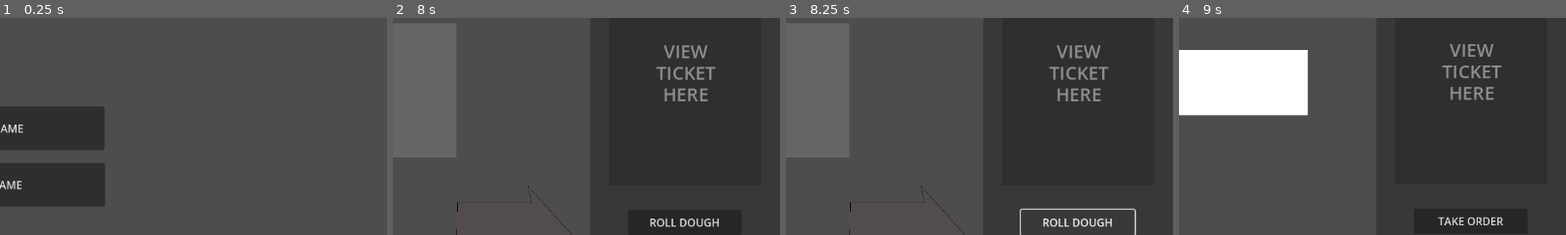
Above: before the commit, frames 1-4 (left to right).
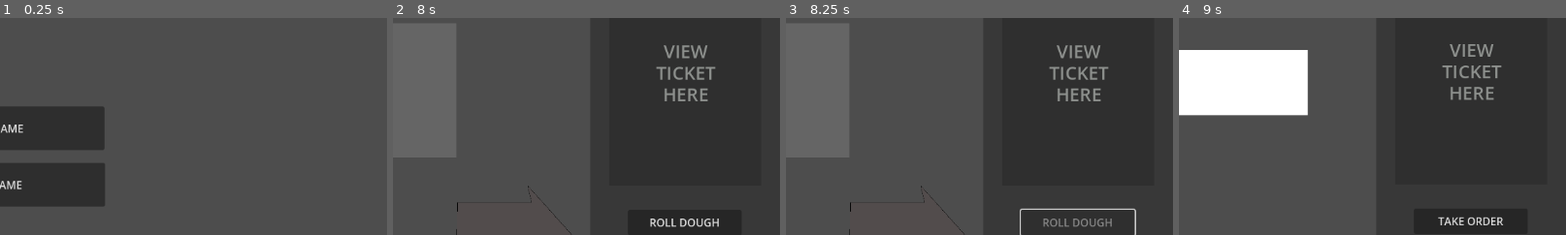
Above: after the commit, the same moments.

Repository: trishadar/PapasRotiria
Game: Godot game, scene res://main.tscn
Two runs of this game, one before a commit and one after it. Both use one fixed random seed, a clock stepped at 60 frames per second and the inputs below.
Inputs (mouse positions are % of the whole screen's width and height, from its top left):
- Up to frame 1 (0.25 s): no input
- Up to frame 2 (8 s): click "START GAME" at 0.5 s; click "TAKE ORDER" at 1.25 s; click (88, 83) at 2 s; click (96, 7) at 2.75 s; click "PANEER" at 3.5 s; click "BUTTER CHICKEN" at 4.25 s; click "GOBI" at 5 s; click "FINISH ORDER" at 5.75 s; click (90, 7) at 6.5 s; click (84, 7) at 7.25 s
- Up to frame 3 (8.25 s): click "ROLL DOUGH" at 8 s
- Up to frame 4 (9 s): click (77, 7) at 8.75 s
The pictures show only the part of the screen within x 50-100%, y 37-87%; the shares and areas given below are measured in that part.

Frames 1-2 are identical in both runs. In frame 3, 0.4% of the frame differs, in the area x 66-85%, y 92-97%; in frame 4, nothing differs.
Error in both runs: Invalid call. Nonexistent function 'queue_free' in base 'Nil'. (res://cook.gd:30)

Commit message:
roll again

Diff:
--- a/project/roll.gd
+++ b/project/roll.gd
@@ -6,26 +6,29 @@
 
 var spawn_count: int = 0
 var ticketSpawned = false
+var spawnCountChecker = false
+
+#@onready var dough = get_node("Roti")
+@onready var board = get_node("PutRotiHere")
+@onready var button = $takeOrderButton
 
 @onready var ms = get_node("/root/MainScene")
 
+
 func _on_take_order_button_pressed() -> void:
+	spawn_count = spawn_count+1
 	spawn_scene()
 	#
 
 
 func spawn_scene():
-	var instance = sceneToSpawn.instantiate()
-	add_child(instance)
-	instance.position = Vector2(100,400)
+	var dough = sceneToSpawn.instantiate()
+	add_child(dough)
+	dough.position = Vector2(100,400)
+	ms.rotiList.append(dough)
 
-	ms.rotiList.append(instance)
-	#figure out how to spawn in only one ball of dough at a time (check how many rotis are in scene?)
-	#figure out how to move roti from one scene to next
-	#figure out how to connect order ticket to roti to verify if the final order attached to the ticket is correct
 
-func _on_ready() -> void:
-	pass
+
 
 func _process(delta: float):
 	if (globalData.viewingTicket != null and ticketSpawned == false and globalData.currentScene == "roll"):
@@ -37,3 +40,20 @@
 		globalData.viewingTicket = instance_data
 		globalData.ticketOccupied = true
 		ticketSpawned = true
+
+	print_debug("debra3")
+
+
+	for rotiObj in ms.rotiList:
+		print_debug("debra2")
+		if(rotiObj.position == board.position and spawnCountChecker == false):
+			print_debug("debra")
+			remove_child(rotiObj)
+			spawn_count = spawn_count - 1
+			print_debug(spawn_count)
+			spawnCountChecker = true
+
+		if(spawn_count>=1):
+			button.disabled = true
+		else:
+			button.disabled = false
Not shown: 1 places in project/cook.tscn that only renumber resources
Not shown: 1 places in project/main_scene.tscn that only renumber resources
